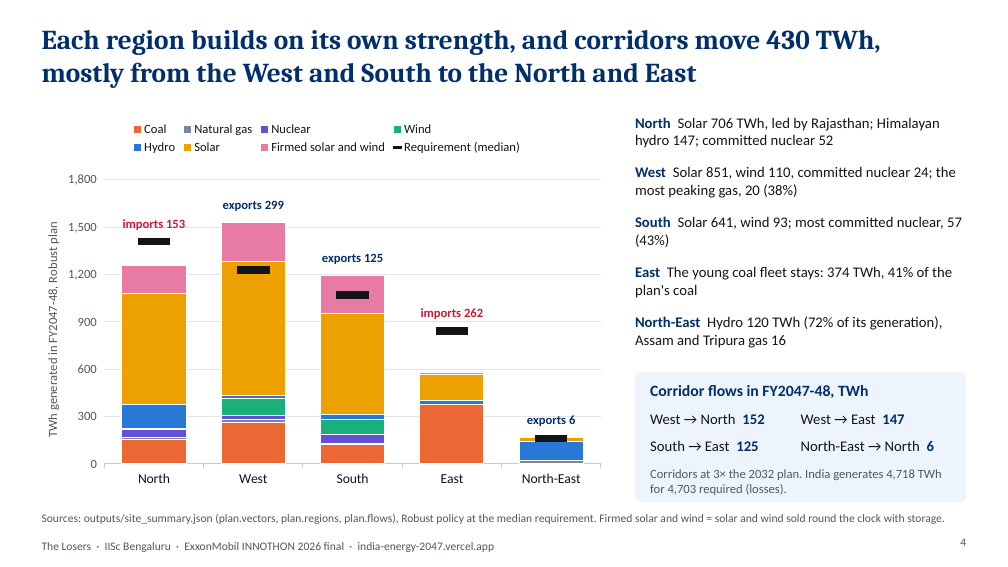
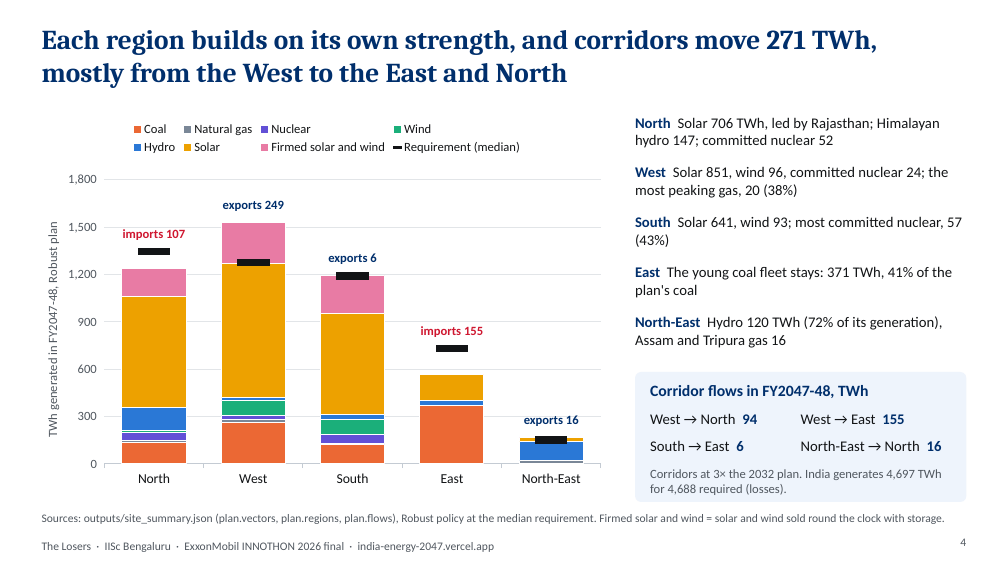
Before and after one commit to Tathagata-Ghosh-Developer/innothon-2026-india-energy-2047, a slide deck: slide 4 of docs/deck/India_Energy_2047_The_Losers.pptx. Drawn at 1008x567 pixels with LibreOffice and Linux fonts; fonts in the diff are those of the drawing. Boxes give left, top, right and bottom in pixels: in the first picture for what was removed or moved away, otherwise in the second. Text is boxed around its words. In the diff, an @@ line names an element or a change of style, - is before the commit and + after.

```diff
--- a/docs/deck/India_Energy_2047_The_Losers.pptx
+++ b/docs/deck/India_Energy_2047_The_Losers.pptx
@@ title at bbox=[42, 30, 877, 88]: text changed @@
-Each region builds on its own strength, and corridors move 430 TWh, mostly from the West and South to the North and East
+Each region builds on its own strength, and corridors move 271 TWh, mostly from the West to the East and North
@@ column stacked chart at bbox=[42, 113, 613, 503] @@
@@ Coal, North: 150 to 140 @@
@@ Wind, West: 110 to 100 @@
@@ Firmed solar and wind, West: 240 to 260 @@
-Requirement (median): 1410, 1230, 1070, 840, 160
+Requirement (median): 1340, 1280, 1190, 730, 150
@@ text at bbox=[635, 166, 948, 198]: text changed @@
-West Solar 851, wind 110, committed nuclear 24; the most peaking gas, 20 (38%)
+West Solar 851, wind 96, committed nuclear 24; the most peaking gas, 20 (38%)
@@ text at bbox=[223, 200, 284, 211]: text changed @@
-exports 299
+exports 249
@@ text at bbox=[123, 229, 185, 240]: text changed @@
-imports 153
+imports 107
@@ text at bbox=[328, 253, 376, 264]: text changed @@
-exports 125
+exports 6
@@ text at bbox=[635, 266, 952, 298]: text changed @@
-East The young coal fleet stays: 374 TWh, 41% of the plan's coal
+East The young coal fleet stays: 371 TWh, 41% of the plan's coal
@@ text at bbox=[421, 326, 483, 337]: text changed @@
-imports 262
+imports 155
@@ text at bbox=[524, 415, 579, 426]: text changed @@
-exports 6
+exports 16
@@ text at bbox=[650, 413, 757, 424]: text changed @@
-West → North 152
+West → North 94
@@ text at bbox=[801, 414, 904, 424]: text changed @@
-West → East 147
+West → East 155
@@ text at bbox=[650, 441, 743, 451]: text changed @@
-South → East 125
+South → East 6
@@ text at bbox=[801, 440, 942, 451]: text changed @@
-North-East → North 6
+North-East → North 16
@@ text at bbox=[650, 469, 942, 495]: text changed @@
-Corridors at 3× the 2032 plan. India generates 4,718 TWh for 4,703 required (losses).
+Corridors at 3× the 2032 plan. India generates 4,697 TWh for 4,688 required (losses).
```
Also in this commit, not shown: 6 other slides changed, 41 other files.
